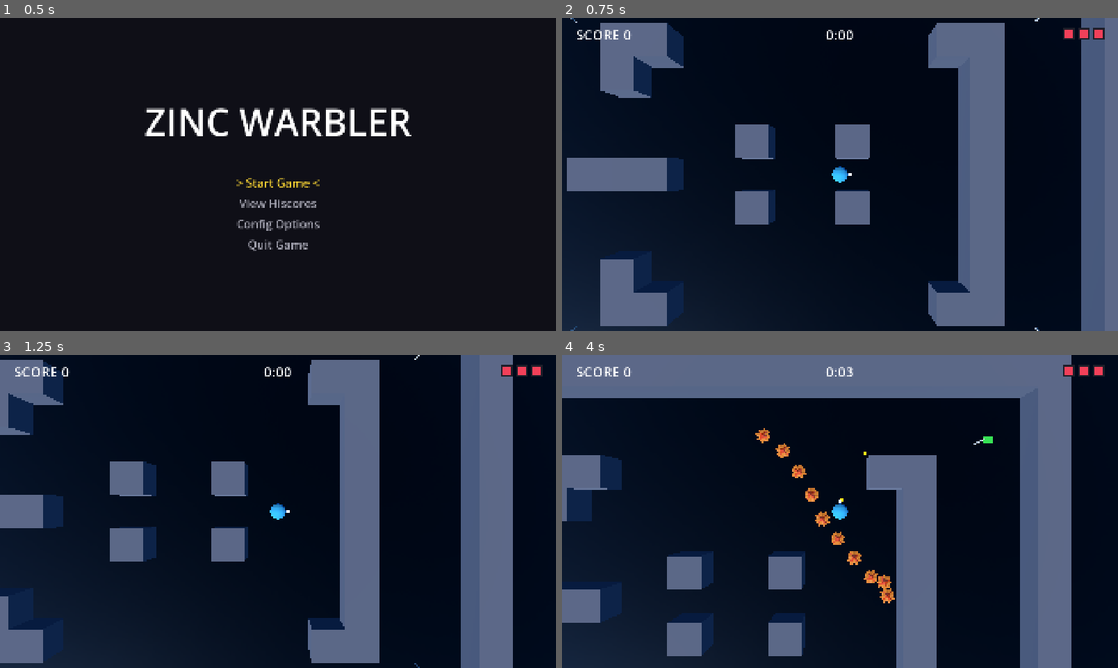
Above: before the commit, frames 1-4 (two rows, left to right).
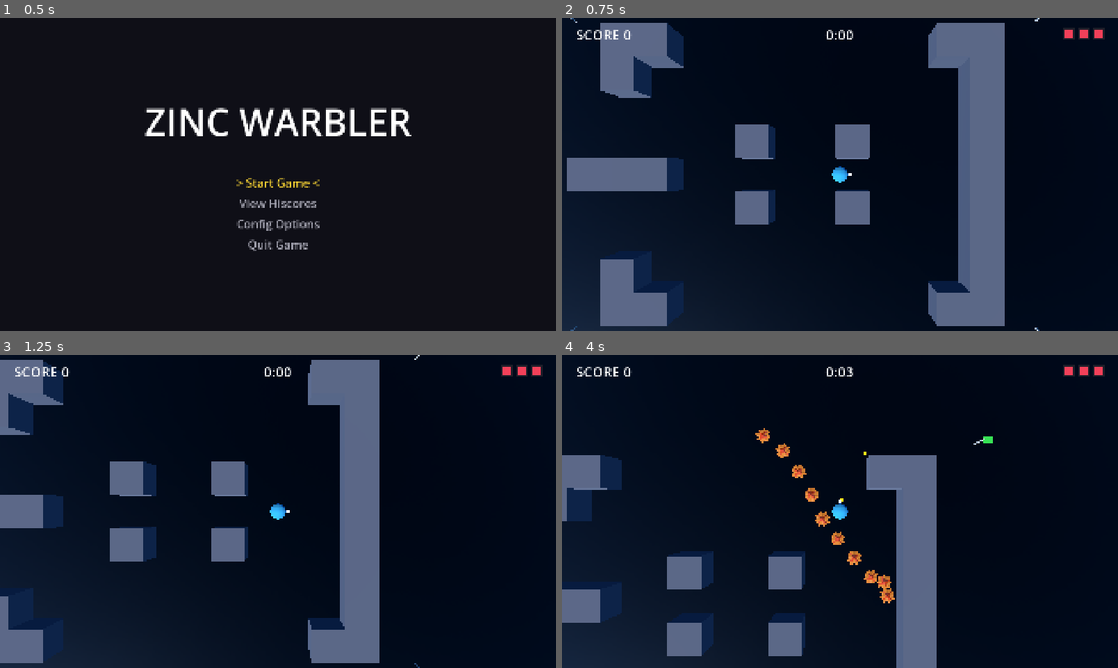
Above: after the commit, the same moments.

Repository: zoanthrope67/ZincWarbler
Game: Godot game, scene res://scn/bootstrap.tscn
The game is run twice, just before and just after one commit, with the same random seed, the same clock (stepped at 60 frames per second) and the same inputs.
Inputs (mouse positions are in pixels of both pictures, inside the frame that each line leads up to):
- Up to frame 1 (0.5 s): no input
- Up to frame 2 (0.75 s): tap Enter at 0.5 s; move the mouse to (962, 158) at 0.52 s; hold Right (move_right) from 0.53 s (still down); hold Z (confirm) from 0.53 s (still down); click (962, 158) at 0.67 s
- Up to frame 3 (1.25 s): keep holding Right (move_right); keep holding Z (confirm)
- Up to frame 4 (4 s): move the mouse to (728, 527) at 1.27 s; release Right (move_right) at 1.28 s; release Z (confirm) at 1.28 s; hold X (back) 1.28-2.03 s; tap Z (confirm) at 1.35, 2, 2.85 s; move the mouse to (895, 442) at 2.02 s; hold Right (move_right) 2.03-2.78 s; hold Z (confirm) 2.03-2.78 s; move the mouse to (812, 574) at 2.77 s; hold Up (move_up) 2.78-3.53 s; click (812, 574) at 2.92 s; move the mouse to (1006, 558) at 3.52 s; hold Left (move_left) from 3.53 s (still down); hold Z (confirm) from 3.53 s (still down)

Frame 1 is identical in both runs. In frame 2, 6.5% of the frame differs, in the area x 93-100%, y 0-100%; in frame 3, 9.3%; in frame 4, 20%, in the area x 0-92%, y 0-100%.

Commit message:
Add basic border storm

Diff:
--- /dev/null
+++ b/src/gfx/shaders/border_storm.gdshader
@@ -0,0 +1,56 @@
+// BorderStorm overlay: darkens everything outside the circle and draws a ring
+// on the border. Used by the StormOverlay plane in scn/game/border_storm.tscn.
+//
+// The plane lies on the gameplay plane, under the camera, and is drawn last and
+// on top of everything (it ignores depth). Each pixel works out its flat X/Z
+// position in the world and its distance from the circle's edge:
+//   less than 0 = inside the circle, more than 0 = in the storm.
+//
+// The circle and colours are set from scripts/game/border_storm.gd every frame,
+// so change them on the BorderStorm node in the Inspector, not here.
+shader_type spatial;
+render_mode unshaded, depth_test_disabled, depth_draw_never, cull_disabled, blend_mix, shadows_disabled;
+
+// Set by border_storm.gd.
+uniform vec2 centre = vec2(0.0, 0.0);
+uniform float radius = 100.0;
+uniform float storm_alpha : hint_range(0.0, 1.0) = 0.5;
+uniform vec3 storm_color : source_color = vec3(0.08, 0.06, 0.12);
+uniform vec3 ring_color : source_color = vec3(1.0, 0.1, 0.1);
+uniform float ring_width = 0.6;
+uniform float cloud_speed = 1.0;
+
+// Set in the scene.
+// Seamless noise used for the drifting clouds.
+uniform sampler2D clouds : repeat_enable, filter_linear_mipmap, hint_default_white;
+// How big the cloud shapes are: larger numbers give smaller clouds.
+uniform float cloud_scale = 0.02;
+// How much the clouds lighten and darken the storm colour.
+uniform float cloud_strength = 1.0;
+// Meters over which the storm fades in just outside the ring.
+uniform float edge_softness = 1.5;
+
+varying vec2 world_xz;
+
+void vertex() {
+	world_xz = (MODEL_MATRIX * vec4(VERTEX, 1.0)).xz;
+}
+
+void fragment() {
+	float d = distance(world_xz, centre) - radius;
+	// fwidth = how much d changes across one pixel; used to keep the ring's edges smooth.
+	float aa = max(fwidth(d), 0.0001);
+
+	float outside = smoothstep(0.0, edge_softness, d);
+	float half_width = ring_width * 0.5;
+	float ring = 1.0 - smoothstep(half_width - aa, half_width + aa, abs(d));
+
+	// Two layers of noise drifting in different directions make the clouds.
+	float t = TIME * cloud_speed;
+	float a = texture(clouds, world_xz * cloud_scale + t * vec2(0.010, 0.004)).r;
+	float b = texture(clouds, world_xz * cloud_scale * 2.3 - t * vec2(0.006, 0.012)).r;
+	vec3 storm = storm_color * mix(1.0, 0.4 + 1.6 * a * b, cloud_strength);
+
+	ALBEDO = mix(storm, ring_color, ring);
+	ALPHA = max(outside * storm_alpha, ring);
+}
--- a/src/scn/game/arena.tscn
+++ b/src/scn/game/arena.tscn
@@ -4,6 +4,7 @@
 [ext_resource type="MeshLibrary" uid="uid://bc1vvx05jx71l" path="res://gfx/placeholder/placeholder_wall_library.tres" id="2_6wbug"]
 [ext_resource type="PackedScene" path="res://scn/game/flag.tscn" id="3_bb2n5"]
 [ext_resource type="Texture2D" path="res://gfx/sky/autumn_field_puresky_1k.hdr" id="4_sky"]
+[ext_resource type="PackedScene" path="res://scn/game/border_storm.tscn" id="5_storm"]
 
 [sub_resource type="PanoramaSkyMaterial" id="PanoramaSkyMaterial_sky"]
 panorama = ExtResource("4_sky")
@@ -26,7 +27,7 @@
 cell_size = Vector3(4, 4, 4)
 collision_mask = 0
 data = {
-"cells": PackedInt32Array(0, 0, 0, 1, 0, 0, 2, 0, 0, 3, 0, 0, 4, 0, 0, 5, 0, 0, 6, 0, 0, 7, 0, 0, 8, 0, 0, 9, 0, 0, 10, 0, 0, 11, 0, 0, 12, 0, 0, 13, 0, 0, 14, 0, 0, 15, 0, 0, 16, 0, 0, 17, 0, 0, 18, 0, 0, 19, 0, 0, 0, 1, 0, 19, 1, 0, 0, 2, 0, 19, 2, 0, 0, 3, 0, 4, 3, 0, 5, 3, 0, 14, 3, 0, 15, 3, 0, 19, 3, 0, 0, 4, 0, 4, 4, 0, 15, 4, 0, 19, 4, 0, 0, 5, 0, 19, 5, 0, 0, 6, 0, 8, 6, 0, 11, 6, 0, 19, 6, 0, 0, 7, 0, 19, 7, 0, 0, 8, 0, 8, 8, 0, 11, 8, 0, 19, 8, 0, 0, 9, 0, 19, 9, 0, 0, 10, 0, 4, 10, 0, 15, 10, 0, 19, 10, 0, 0, 11, 0, 4, 11, 0, 5, 11, 0, 14, 11, 0, 15, 11, 0, 19, 11, 0, 0, 12, 0, 19, 12, 0, 0, 13, 0, 19, 13, 0, 0, 14, 0, 1, 14, 0, 2, 14, 0, 3, 14, 0, 4, 14, 0, 5, 14, 0, 6, 14, 0, 7, 14, 0, 8, 14, 0, 9, 14, 0, 10, 14, 0, 11, 14, 0, 12, 14, 0, 13, 14, 0, 14, 14, 0, 15, 14, 0, 16, 14, 0, 17, 14, 0, 18, 14, 0, 19, 14, 0, 3, 7, 0, 4, 7, 0, 5, 7, 0, 15, 5, 0, 15, 6, 0, 15, 7, 0, 15, 8, 0, 15, 9, 0)
+"cells": PackedInt32Array(4, 3, 0, 5, 3, 0, 14, 3, 0, 15, 3, 0, 4, 4, 0, 15, 4, 0, 8, 6, 0, 11, 6, 0, 8, 8, 0, 11, 8, 0, 4, 10, 0, 15, 10, 0, 4, 11, 0, 5, 11, 0, 14, 11, 0, 15, 11, 0, 3, 7, 0, 4, 7, 0, 5, 7, 0, 15, 5, 0, 15, 6, 0, 15, 7, 0, 15, 8, 0, 15, 9, 0)
 }
 
 [node name="PlaceholderLight" type="DirectionalLight3D" parent="." unique_id=2031214881]
@@ -132,3 +133,6 @@
 [node name="BossSpawnPoint2" type="Marker3D" parent="Flags/Flag4" unique_id=1537444538]
 transform = Transform3D(1, 0, 0, 0, 1, 0, 0, 0, 1, 0, 0, -16)
 gizmo_extents = 1.5
+
+[node name="BorderStorm" parent="." instance=ExtResource("5_storm")]
+transform = Transform3D(1, 0, 0, 0, 1, 0, 0, 0, 1, 40, 0, 30)
--- /dev/null
+++ b/src/scn/game/border_storm.tscn
@@ -0,0 +1,41 @@
+[gd_scene format=3 uid="uid://d2pa373vunhn5"]
+
+[ext_resource type="Script" uid="uid://vg6fn3omvye0" path="res://scripts/game/border_storm.gd" id="1_storm"]
+[ext_resource type="Shader" uid="uid://d21iqxsm3bowu" path="res://gfx/shaders/border_storm.gdshader" id="2_shader"]
+
+[sub_resource type="FastNoiseLite" id="FastNoiseLite_clouds"]
+frequency = 0.02
+
+[sub_resource type="NoiseTexture2D" id="NoiseTexture2D_clouds"]
+width = 256
+height = 256
+noise = SubResource("FastNoiseLite_clouds")
+seamless = true
+
+[sub_resource type="ShaderMaterial" id="ShaderMaterial_storm"]
+resource_local_to_scene = true
+render_priority = 127
+shader = ExtResource("2_shader")
+shader_parameter/centre = Vector2(0, 0)
+shader_parameter/radius = 100.0
+shader_parameter/storm_alpha = 0.5
+shader_parameter/storm_color = Color(0.08, 0.06, 0.12, 1)
+shader_parameter/ring_color = Color(1, 0.1, 0.1, 1)
+shader_parameter/ring_width = 0.6
+shader_parameter/cloud_speed = 1.0
+shader_parameter/clouds = SubResource("NoiseTexture2D_clouds")
+shader_parameter/cloud_scale = 0.02
+shader_parameter/cloud_strength = 1.0
+shader_parameter/edge_softness = 1.5
+
+[sub_resource type="PlaneMesh" id="PlaneMesh_storm"]
+material = SubResource("ShaderMaterial_storm")
+size = Vector2(1000, 1000)
+
+[node name="BorderStorm" type="Node3D" unique_id=1918972358]
+script = ExtResource("1_storm")
+
+[node name="StormOverlay" type="MeshInstance3D" parent="." unique_id=738973830]
+visible = false
+cast_shadow = 0
+mesh = SubResource("PlaneMesh_storm")
--- a/src/scripts/game/arena.gd
+++ b/src/scripts/game/arena.gd
@@ -1,14 +1,17 @@
 class_name Arena
 extends Node3D
-## The arena: walls, spawn points and flags.
+## The arena: walls, spawn points, flags and the BorderStorm.
 ##
 ## How to edit the arena (open scn/game/arena.tscn):
 ##   Walls             - the GridMap. Select it and paint wall tiles in the GridMap
 ##                       panel at the bottom of the editor. Each cell is 4 x 4 m and 4 m tall.
 ##   PlayerSpawnPoints - add Marker3D children. The player starts on one at random.
-##   EnemySpawnPoints  - add Marker3D children. Enemies appear on these (phase 3).
+##   EnemySpawnPoints  - add Marker3D children. Enemy waves start on these.
 ##   Flags             - add instances of scn/game/flag.tscn. Give each flag one or
 ##                       more Marker3D children: those are its BossSpawnPoints.
+##   BorderStorm       - the circle the player must stay inside (scn/game/border_storm.tscn).
+##                       Move it to where the circle should start. There are no
+##                       outer walls: the storm is the edge of the play area.
 ##
 ## Only the X and Z position of markers matters; height is ignored.
 ## When a game starts, validate() checks the rules from docs/SPEC.md
@@ -28,6 +31,11 @@
 ## Returns all EnemySpawnPoints.
 func get_enemy_spawn_points() -> Array[Marker3D]:
 	return _markers_under(^"EnemySpawnPoints")
+
+
+## Returns the BorderStorm, or null if the arena has none.
+func get_border_storm() -> BorderStorm:
+	return get_node_or_null(^"BorderStorm") as BorderStorm
 
 
 ## Returns all flags.
@@ -62,6 +70,9 @@
 		if flag.get_boss_spawn_points().is_empty():
 			problems.append("Flag '%s' has no BossSpawnPoint (add a Marker3D as a child of the flag)." % flag.name)
 
+	if get_border_storm() == null:
+		problems.append("The arena needs a BorderStorm (an instance of scn/game/border_storm.tscn named BorderStorm).")
+
 	return problems
 
 
--- /dev/null
+++ b/src/scripts/game/border_storm.gd
@@ -0,0 +1,200 @@
+class_name BorderStorm
+extends Node3D
+## The BorderStorm (docs/SPEC.md, BorderStorm): a circle the player should stay
+## inside. Everything outside the circle is "the storm".
+##
+## - The circle's centre is this node's position. It starts where the node is
+##   placed in scn/game/arena.tscn (the middle of the arena).
+## - It moves at `storm_movement_speed` towards a random uncollected flag. A new
+##   random flag is chosen each time a flag is collected. While a boss is in
+##   play it moves towards the boss instead. When a boss is defeated it goes
+##   back to flags. It stops when it reaches its target.
+## - `current_radius` grows or shrinks smoothly towards `target_radius`.
+##   To add a time limit, lower `target_radius` (or change it from other code
+##   during play). It never goes below MIN_RADIUS.
+## - If the player stays in the storm for DAMAGE_DELAY_SECONDS, they lose 1
+##   health every frame while they stay there. The player's invulnerability
+##   after each hit means this is one hit every few seconds in practice.
+##   Going back inside the circle resets the timer.
+## - Enemies, bullets and flags are not affected by the storm.
+##
+## All distances are measured flat, on X and Z only.
+##
+## Looks: the StormOverlay child draws the dark storm and the red ring with the
+## shader gfx/shaders/border_storm.gdshader. Its colours and sizes are the
+## Inspector settings below.
+
+# --- FX signals (effects and sounds only; never used for game logic) -------
+## The player has gone outside the circle, into the storm.
+signal fx_player_entered_storm
+## The player has come back inside the circle, out of the storm.
+signal fx_player_left_storm
+
+## Seconds the player can stay in the storm before it starts hurting them.
+const DAMAGE_DELAY_SECONDS := 3.0
+## The radius never goes below this, in meters (a safety minimum).
+const MIN_RADIUS := 0.01
+
+@export_group("Radius")
+## The radius of the circle in meters. This is the starting radius; it then
+## changes during play, moving towards `target_radius`.
+@export var current_radius := 100.0
+## The radius the circle grows or shrinks towards, in meters.
+@export var target_radius := 5.0
+## How fast the radius grows when `target_radius` is larger, in meters per second.
+@export var radius_grow_speed := 1.0
+## How fast the radius shrinks when `target_radius` is smaller, in meters per second.
+@export var radius_shrink_speed := 0.025
+
+@export_group("Movement")
+## How fast the circle moves towards its target (a flag or the boss), in meters per second.
+@export var storm_movement_speed := 4.0
+
+@export_group("Looks")
+## How see-through the storm is: 0 is invisible, 1 hides everything under it.
+@export_range(0.0, 1.0) var storm_alpha := 0.6
+## Colour of the storm.
+@export var storm_color := Color(0.08, 0.06, 0.12)
+## Colour of the ring drawn on the border.
+@export var ring_color := Color(0.5, 0.1, 0.1)
+## Width of the ring in meters.
+@export var ring_width := 0.1
+## How quickly the storm clouds drift. 0 stops them.
+@export var cloud_speed := 1.0
+
+## True while the player is in the storm (outside the circle).
+var player_in_storm := false
+
+var _player: Player = null
+var _flag_loop: FlagLoop = null
+var _flags: Array[Flag] = []
+## What the circle is moving towards: a flag, the boss, or null (stay put).
+var _target: Node3D = null
+var _time_in_storm := 0.0
+# The radius at the previous physics frame, so the drawing can blend smoothly
+# between physics frames on fast screens.
+var _previous_radius := 0.0
+
+@onready var _overlay: MeshInstance3D = $StormOverlay
+@onready var _material: ShaderMaterial = _overlay.get_active_material(0)
+
+
+func _ready() -> void:
+	current_radius = maxf(current_radius, MIN_RADIUS)
+	_previous_radius = current_radius
+	# The overlay is placed in world space under the camera (see _process),
+	# not relative to this node.
+	_overlay.top_level = true
+	_overlay.physics_interpolation_mode = Node.PHYSICS_INTERPOLATION_MODE_OFF
+	_overlay.visible = true
+	_update_looks()
+
+
+## Connects the storm to the game. Called by the In Game scene. Until this is
+## called the storm does nothing.
+func setup(player: Player, flag_loop: FlagLoop, flags: Array[Flag]) -> void:
+	_player = player
+	_flag_loop = flag_loop
+	_flags = flags
+	_flag_loop.flag_collected.connect(func(_flag: Flag) -> void: _choose_target())
+	_flag_loop.boss_spawned.connect(func(_boss: Enemy) -> void: _choose_target())
+	_flag_loop.flags_restored.connect(_choose_target)
+	_choose_target()
+
+
+## True if `point` is outside the circle (in the storm). Measured flat.
+func is_in_storm(point: Vector3) -> bool:
+	return _flat_distance(point, global_position) > current_radius
+
+
+func _physics_process(delta: float) -> void:
+	if _player == null:
+		return
+	_previous_radius = current_radius
+	_update_radius(delta)
+	_move_towards_target(delta)
+	_hurt_player_in_storm(delta)
+
+
+func _process(_delta: float) -> void:
+	_update_looks()
+
+
+# --- Radius ----------------------------------------------------------------
+
+func _update_radius(delta: float) -> void:
+	var goal := maxf(target_radius, MIN_RADIUS)
+	if current_radius < goal:
+		current_radius = minf(current_radius + (radius_grow_speed * delta), goal)
+	elif current_radius > goal:
+		current_radius = maxf(current_radius - (radius_shrink_speed * delta), goal)
+	current_radius = maxf(current_radius, MIN_RADIUS)
+
+
+# --- Movement --------------------------------------------------------------
+
+# Picks what to move towards: the boss if there is one, otherwise a random
+# uncollected flag. With neither, the circle stays where it is.
+func _choose_target() -> void:
+	if _flag_loop.current_boss != null and is_instance_valid(_flag_loop.current_boss):
+		_target = _flag_loop.current_boss
+		return
+	var uncollected := _flags.filter(func(f: Flag) -> bool: return f.is_active)
+	_target = uncollected.pick_random() if not uncollected.is_empty() else null
+
+
+func _move_towards_target(delta: float) -> void:
+	if _target == null or not is_instance_valid(_target):
+		return
+	var here := Vector2(global_position.x, global_position.z)
+	var there := Vector2(_target.global_position.x, _target.global_position.z)
+	here = here.move_toward(there, storm_movement_speed * delta)
+	global_position = Vector3(here.x, global_position.y, here.y)
+
+
+# --- Hurting the player ------------------------------------------------------
+
+func _hurt_player_in_storm(delta: float) -> void:
+	if _player.is_dead:
+		return
+	var in_storm := is_in_storm(_player.global_position)
+	if in_storm != player_in_storm:
+		player_in_storm = in_storm
+		_time_in_storm = 0.0
+		if in_storm:
+			fx_player_entered_storm.emit()
+		else:
+			fx_player_left_storm.emit()
+	if not in_storm:
+		return
+	_time_in_storm += delta
+	if _time_in_storm >= DAMAGE_DELAY_SECONDS:
+		# Does nothing while the player is invulnerable.
+		_player.take_damage()
+
+
+# --- Looks -------------------------------------------------------------------
+
+# Keeps the overlay under the camera (so it always fills the screen) and passes
+# the circle and the Inspector settings to the shader.
+func _update_looks() -> void:
+	var camera := get_viewport().get_camera_3d()
+	if camera != null:
+		_overlay.global_position = Vector3(camera.global_position.x, Gameplay.PLANE_HEIGHT, camera.global_position.z)
+	else:
+		_overlay.global_position = Vector3(global_position.x, Gameplay.PLANE_HEIGHT, global_position.z)
+
+	# Blend between physics frames so the ring moves smoothly on fast screens.
+	var centre := get_global_transform_interpolated().origin
+	var radius := lerpf(_previous_radius, current_radius, Engine.get_physics_interpolation_fraction())
+	_material.set_shader_parameter(&"centre", Vector2(centre.x, centre.z))
+	_material.set_shader_parameter(&"radius", radius)
+	_material.set_shader_parameter(&"storm_alpha", storm_alpha)
+	_material.set_shader_parameter(&"storm_color", storm_color)
+	_material.set_shader_parameter(&"ring_color", ring_color)
+	_material.set_shader_parameter(&"ring_width", ring_width)
+	_material.set_shader_parameter(&"cloud_speed", cloud_speed)
+
+
+func _flat_distance(a: Vector3, b: Vector3) -> float:
+	return Vector2(a.x - b.x, a.z - b.z).length()
--- a/src/scripts/game/flag_loop.gd
+++ b/src/scripts/game/flag_loop.gd
@@ -14,6 +14,11 @@
 signal score_awarded(points: int)
 ## Emitted when a boss appears. Game logic signal.
 signal boss_spawned(boss: Enemy)
+## Emitted after the player touches a flag (and after the boss appears, if that
+## flag was the last one). Game logic signal.
+signal flag_collected(flag: Flag)
+## Emitted after a boss is defeated and the flags have come back. Game logic signal.
+signal flags_restored
 
 ## Score for touching one flag.
 const FLAG_SCORE := 1
@@ -48,6 +53,7 @@
 	_last_touched_flag = flag
 	if _flags.all(func(f: Flag) -> bool: return not f.is_active):
 		_spawn_boss()
+	flag_collected.emit(flag)
 
 
 func _spawn_boss() -> void:
@@ -66,6 +72,7 @@
 	for flag in _flags:
 		if flag != closest:
 			flag.restore()
+	flags_restored.emit()
 
 
 func _flag_closest_to_player() -> Flag:
--- a/src/scripts/states/in_game.gd
+++ b/src/scripts/states/in_game.gd
@@ -9,7 +9,7 @@
 ## scene whose root uses scripts/game/arena.gd.
 ##
 ## Children:
-##   Arena          - walls, spawn points and flags
+##   Arena          - walls, spawn points, flags and the BorderStorm
 ##   Player         - the player
 ##   PlayerBullets  - player bullets are added here
 ##   Enemies        - enemies and bosses are added here
@@ -85,6 +85,7 @@
 	_spawner.enemy_spawned.connect(_on_enemy_spawned)
 	_flag_loop.setup(self, _arena, _player, _spawner)
 	_flag_loop.score_awarded.connect(add_score)
+	_arena.get_border_storm().setup(_player, _flag_loop, _arena.get_flags())
 
 	_camera.target = _player
 	_camera.snap_to_target()
Not shown, added: src/gfx/shaders/border_storm.gdshader.uid
Not shown, added: src/scripts/game/border_storm.gd.uid
Not shown, changed: docs/DESIGNER_GUIDE.md
Not shown, changed: docs/SPEC.md
